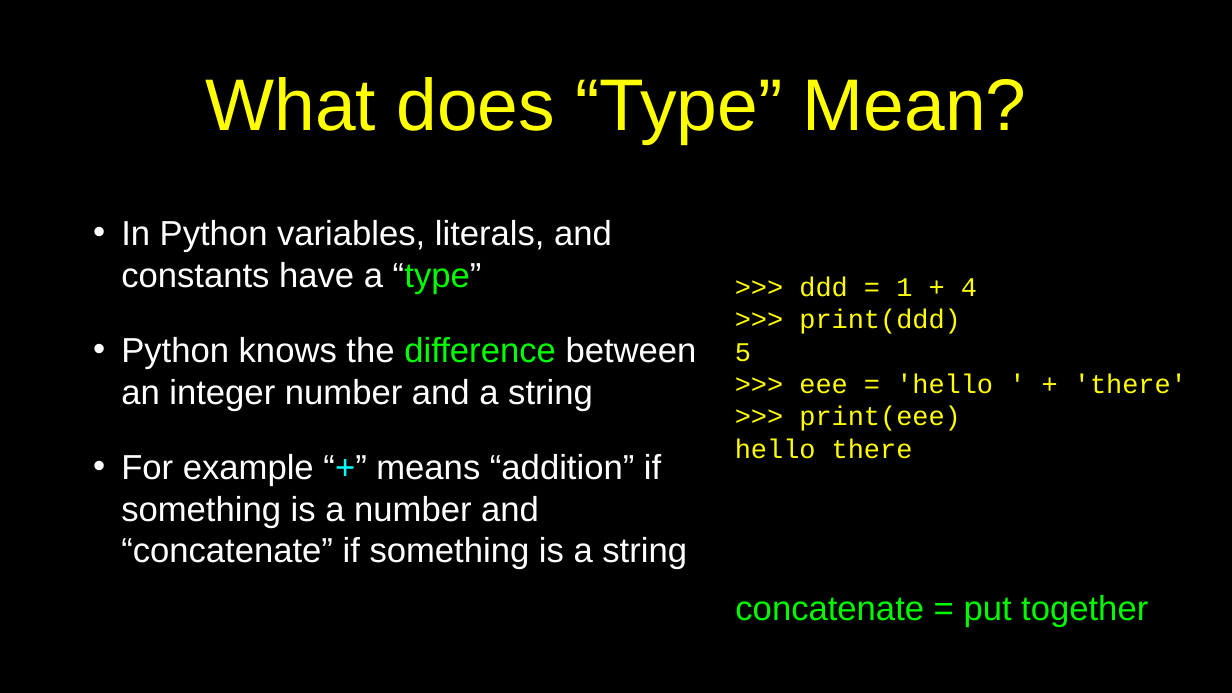
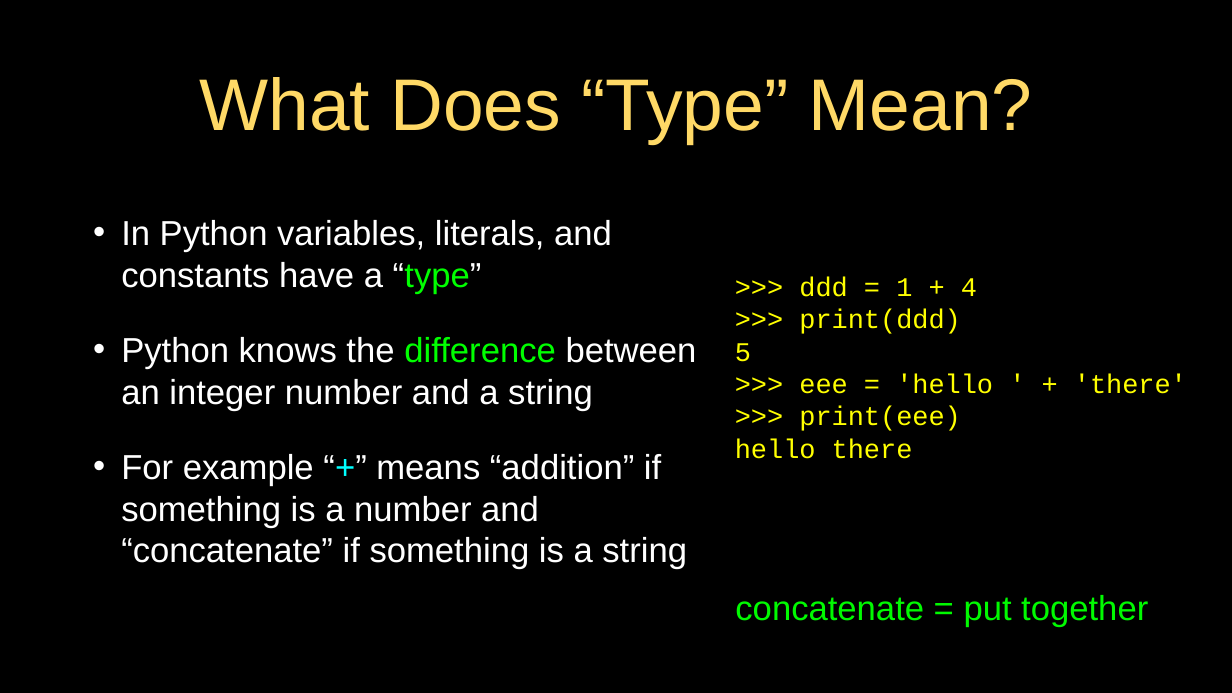
Before and after one commit to csev/py4e, a slide deck: slide 22 of lectures3/Pythonlearn-02-Expressions.pptx. Drawn at 1232x693 pixels with LibreOffice and Linux fonts; fonts in the diff are those of the drawing. Boxes give left, top, right and bottom in pixels: in the first picture for what was removed or moved away, otherwise in the second. Text is boxed around its words. In the diff, an @@ line names an element or a change of style, - is before the commit and + after.

```diff
--- a/lectures3/Pythonlearn-02-Expressions.pptx
+++ b/lectures3/Pythonlearn-02-Expressions.pptx
@@ title at box(199, 77, 1033, 144): text changed; text colour #FFFF00 to #FFD966 @@
-What does “Type” Mean?
+What Does “Type” Mean?
```
Also in this commit, not shown: 24 other slides changed, 1 slide removed, 7 other files.
